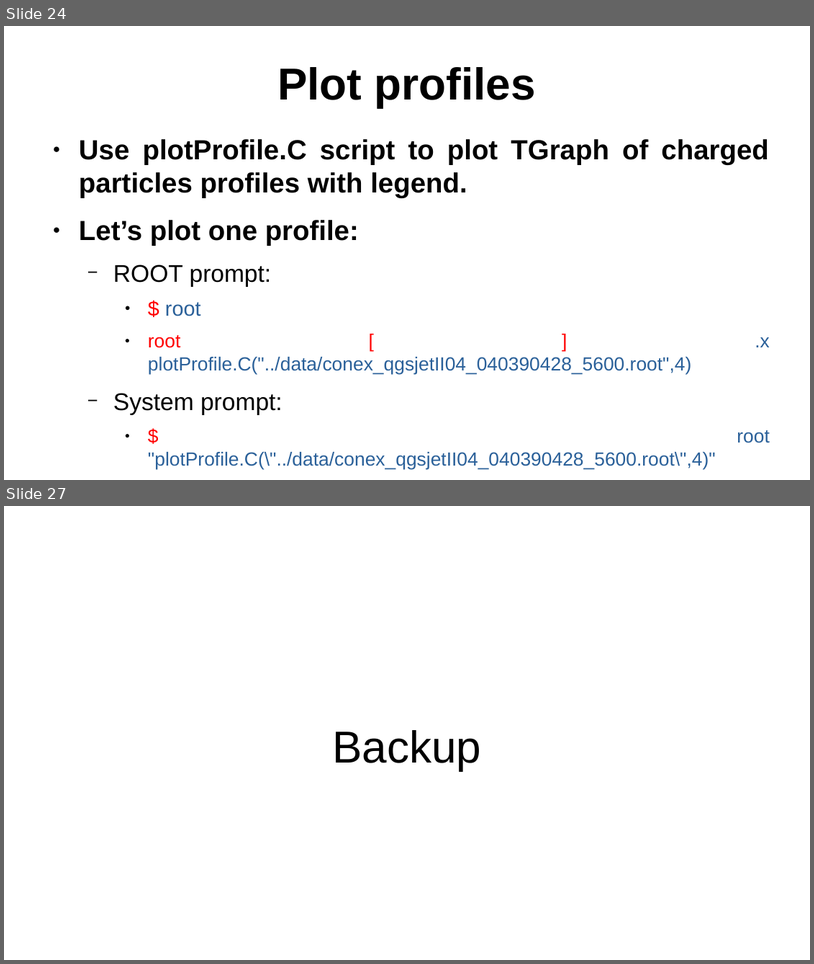
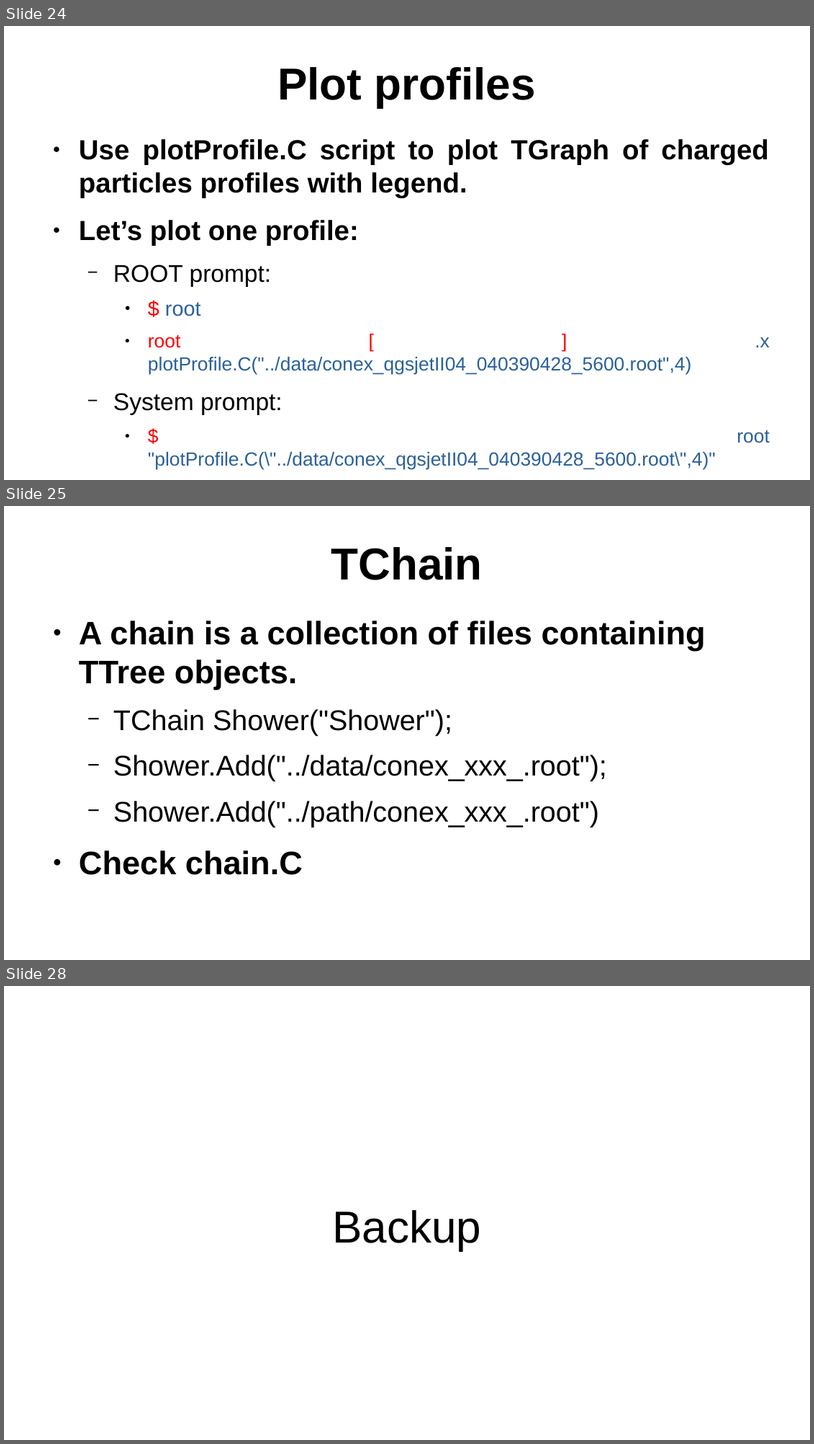
Before and after one commit to andresgd17/Bachelor_project, a slide deck: ROOT_tutorial.odp. Shown one above the other, each under a label of ours: slides 24 and 27 before the commit, slides 24, 25 and 28 after it; the slides between them are not shown. The pictures are 814x964 and 814x1444 pixels, drawn with LibreOffice and Linux fonts; fonts in the diff are those of the drawing. Boxes give left, top, right and bottom in pixels: in the first picture for what was removed or moved away, otherwise in the second. Text is boxed around its words. In the diff, an @@ line names an element or a change of style, - is before the commit and + after.

Commit message:
TChain

```diff
--- a/ROOT_tutorial.odp
+++ b/ROOT_tutorial.odp
@@ slide 25 added at (4, 506, 810, 960), background #FFFFFF @@
@@ title added at (332, 547, 483, 580), 44 pt, text #000000, bold @@
+TChain
@@ text added at (79, 620, 706, 875), 28 pt, text #000000 @@
+● A chain is a collection of files containing TTree objects.
+  − TChain Shower("Shower");
+  − Shower.Add("../data/conex_xxx_.root");
+  − Shower.Add("../path/conex_xxx_.root")
+● Check chain.C
@@ what was slide 27 is now slide 28 @@
```
Also in this commit, not shown: 3 slides changed, 8 other files.
